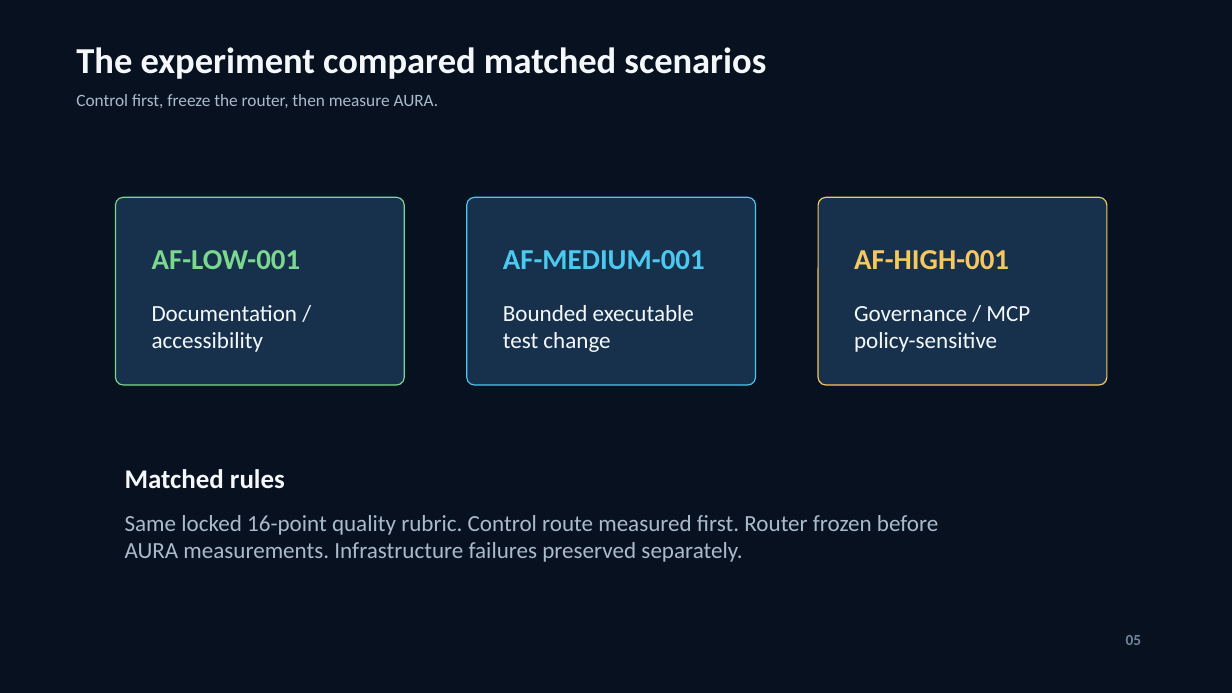
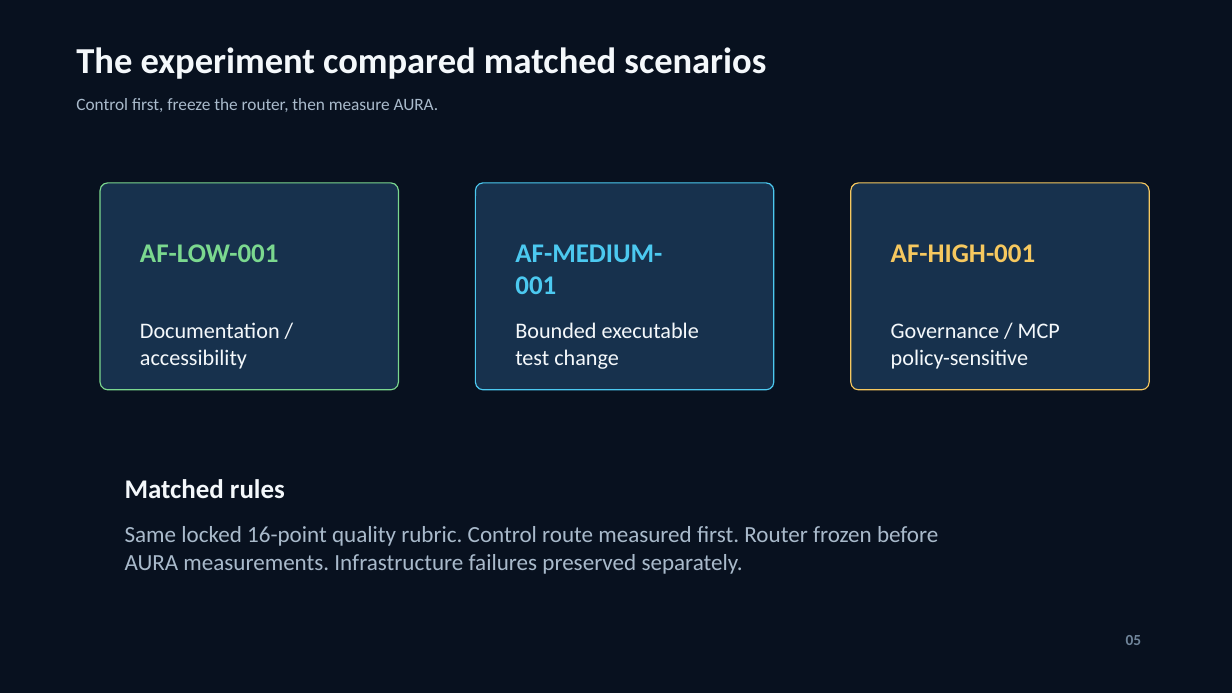
Before and after one commit to Muhammad7839/FitGPT-Agentic-Engineering, a slide deck: slide 5 of docs/capstone/submission/AURA_Forge_Final_Presentation.pptx. Drawn at 1232x693 pixels with LibreOffice and Linux fonts; fonts in the diff are those of the drawing. Boxes give left, top, right and bottom in pixels: in the first picture for what was removed or moved away, otherwise in the second. Text is boxed around its words. In the diff, an @@ line names an element or a change of style, - is before the commit and + after.

Commit message:
docs: fix final presentation visual layout

```diff
--- a/docs/capstone/submission/AURA_Forge_Final_Presentation.pptx
+++ b/docs/capstone/submission/AURA_Forge_Final_Presentation.pptx
@@ text "Control first, freeze the router, ...": place and size @@
-text "Control first, freeze the router, ..." at <box>76,94,439,108</box>
+text "Control first, freeze the router, ..." at <box>76,98,439,112</box>
@@ rounded rectangle: place and size @@
-rounded rectangle at <box>116,198,404,385</box>
+rounded rectangle at <box>100,183,398,390</box>
@@ rounded rectangle: place and size @@
-rounded rectangle at <box>467,198,755,385</box>
+rounded rectangle at <box>476,183,775,390</box>
@@ proportions changed in 3 elements at <box>100,183,398,390</box>, <box>476,183,775,390</box>, <box>851,183,1150,390</box> @@
@@ rounded rectangle: place and size @@
-rounded rectangle at <box>818,198,1106,385</box>
+rounded rectangle at <box>851,183,1150,390</box>
@@ text "AF-LOW-001": place and size @@
-text "AF-LOW-001" at <box>152,250,301,269</box>
+text "AF-LOW-001" at <box>140,244,279,262</box>
@@ text "AF-LOW-001" at <box>140,244,279,262</box>: size 22.5 to 21 pt @@
@@ text "AF-HIGH-001" at <box>891,244,1035,262</box>: size 22.5 to 21 pt @@
@@ text "AF-HIGH-001": place and size @@
-text "AF-HIGH-001" at <box>854,250,1009,269</box>
+text "AF-HIGH-001" at <box>891,244,1035,262</box>
@@ text at <box>515,244,662,294</box>: text changed; size 22.5 to 21 pt @@
-AF-MEDIUM-001
+AF-MEDIUM-
+001
@@ text at <box>140,322,280,369</box>: text changed; size 18 to 17.2 pt @@
-Documentation / accessibility
+Documentation /
+accessibility
@@ text at <box>515,322,699,369</box>: text changed; size 18 to 17.2 pt @@
-Bounded executable test change
+Bounded executable
+test change
@@ text at <box>891,323,1060,369</box>: text changed; size 18 to 17.2 pt @@
-Governance / MCP policy-sensitive
+Governance / MCP
+policy-sensitive
@@ text "Matched rules": place and size @@
-text "Matched rules" at <box>125,469,285,489</box>
+text "Matched rules" at <box>125,479,285,499</box>
@@ text "Same locked 16-point quality rubric. ...": place and size @@
-text "Same locked 16-point quality rubric. ..." at <box>125,515,938,562</box>
+text "Same locked 16-point quality rubric. ..." at <box>125,526,938,574</box>
```
Also in this commit, not shown: 8 other slides changed, 17 other files.
